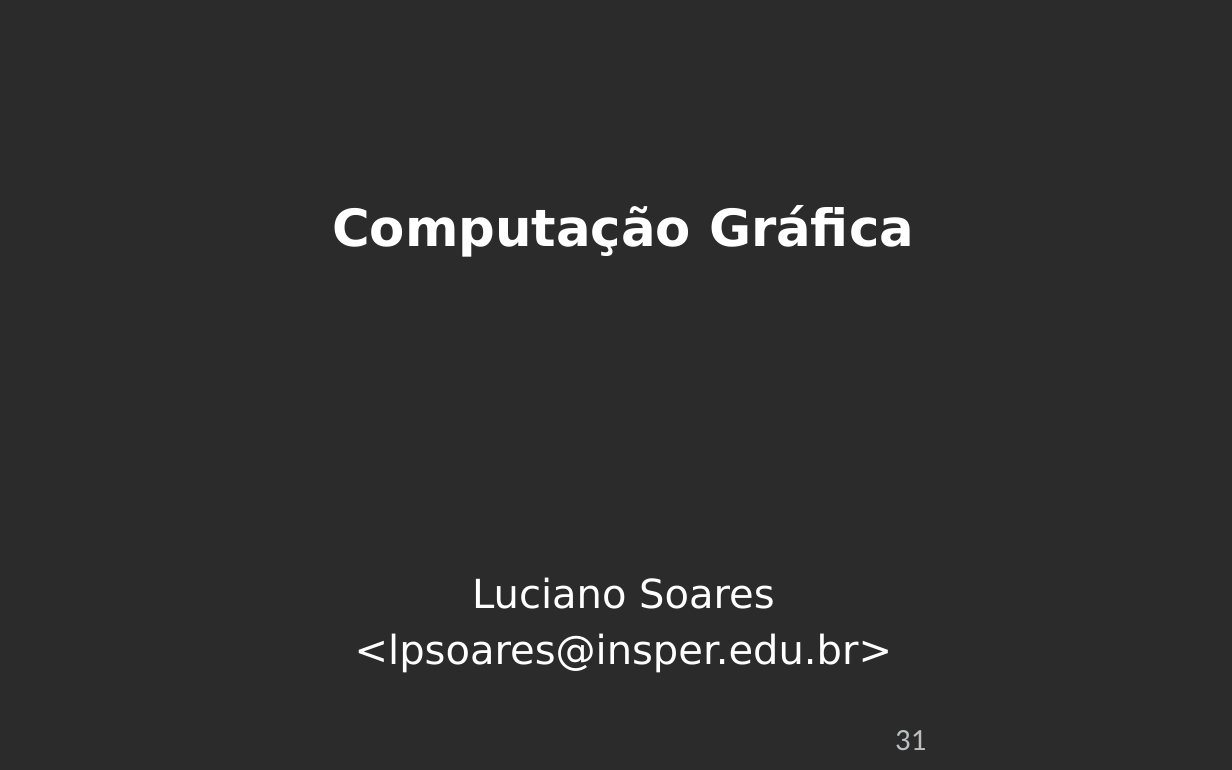
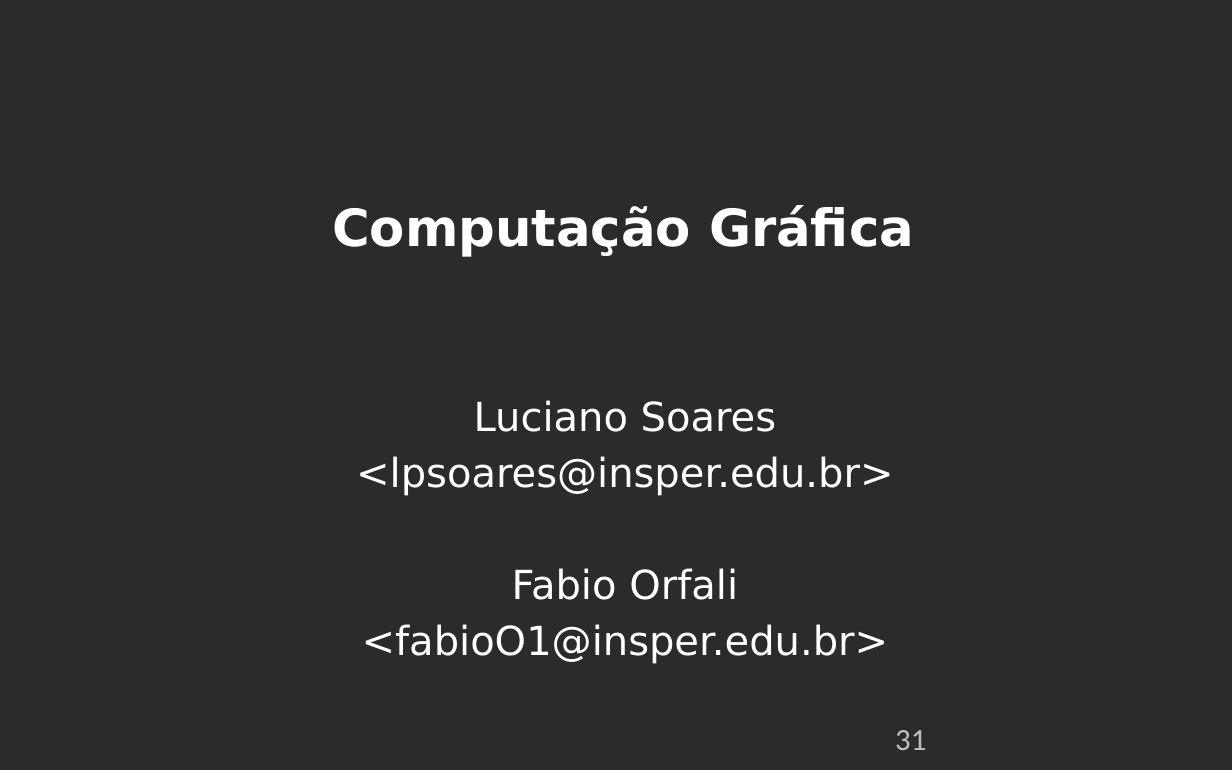
Before and after one commit to lpsoares/ComputacaoGrafica, a slide deck: slide 31 of content/aulas/07-revisao1/aula7_revisao1.pptx. Drawn at 1232x770 pixels with LibreOffice and Linux fonts; fonts in the diff are those of the drawing; background and template pictures are left out; a plain dark background stands for a picture behind light text. Boxes give left, top, right and bottom in pixels: in the first picture for what was removed or moved away, otherwise in the second. Text is boxed around its words. In the diff, an @@ line names an element or a change of style, - is before the commit and + after.

```diff
--- a/content/aulas/07-revisao1/aula7_revisao1.pptx
+++ b/content/aulas/07-revisao1/aula7_revisao1.pptx
@@ text "Luciano Soares": place and size @@
-text "Luciano Soares" at (355,577,892,673)
+text "Luciano Soares" at (356,400,893,664)
@@ text at (362,568,889,664): paragraphs added @@
+Fabio Orfali
+<fabioO1@insper.edu.br>
```
Also in this commit, not shown: 2 other files.
